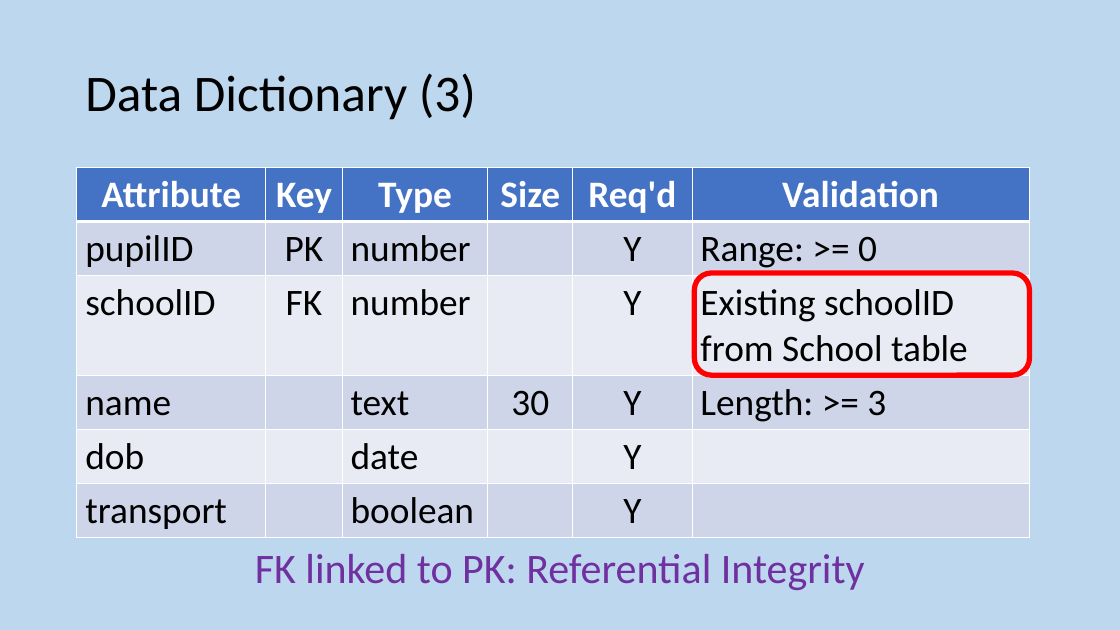
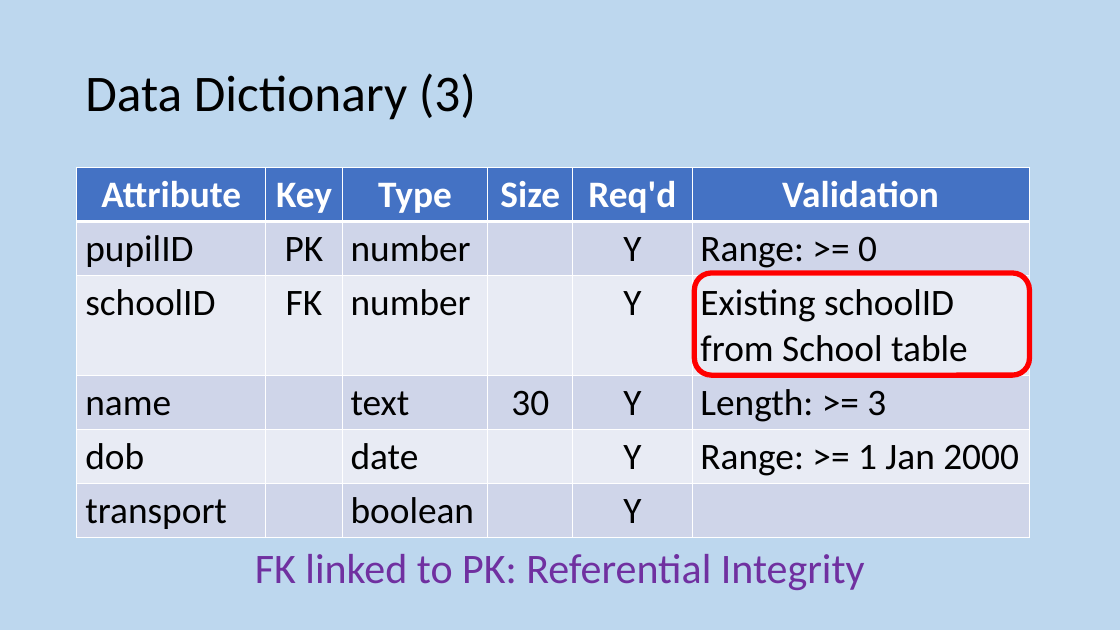
Before and after one commit to MrFriendCS/MrFriendCS.github.io, a slide deck: slide 185 of n5-cs/ddd/N5 CS DDD Slides.pptx. Drawn at 1120x630 pixels with LibreOffice and Linux fonts; fonts in the diff are those of the drawing. Boxes give left, top, right and bottom in pixels: in the first picture for what was removed or moved away, otherwise in the second. Text is boxed around its words. In the diff, an @@ line names an element or a change of style, - is before the commit and + after.

```diff
--- a/n5-cs/ddd/N5 CS DDD Slides.pptx
+++ b/n5-cs/ddd/N5 CS DDD Slides.pptx
@@ table at (77, 168, 1030, 533) @@
-row 5, column 6: 
+row 5, column 6: Range: >= 1 Jan 2000
```
Also in this commit, not shown: 4 other slides changed, 1 other file.
